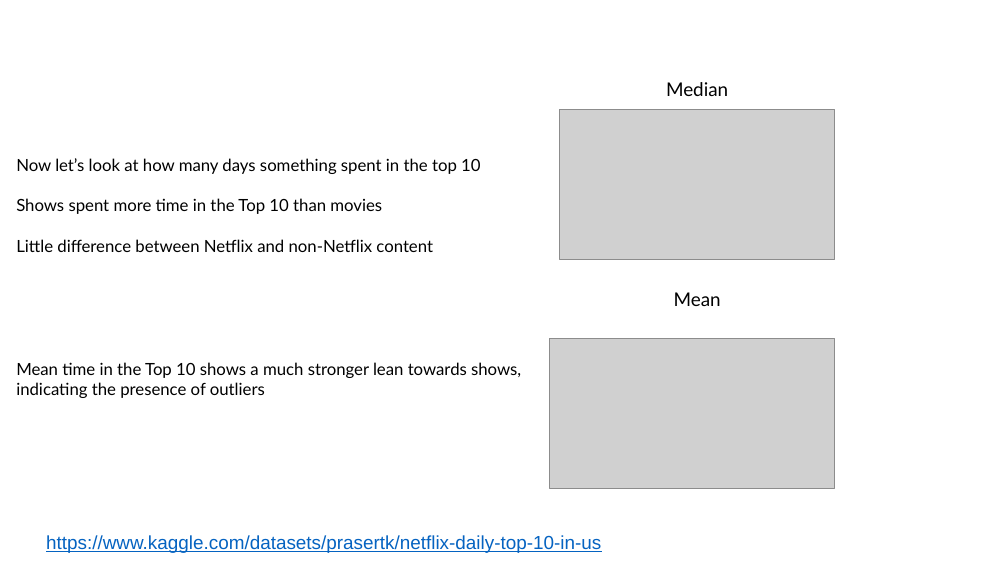
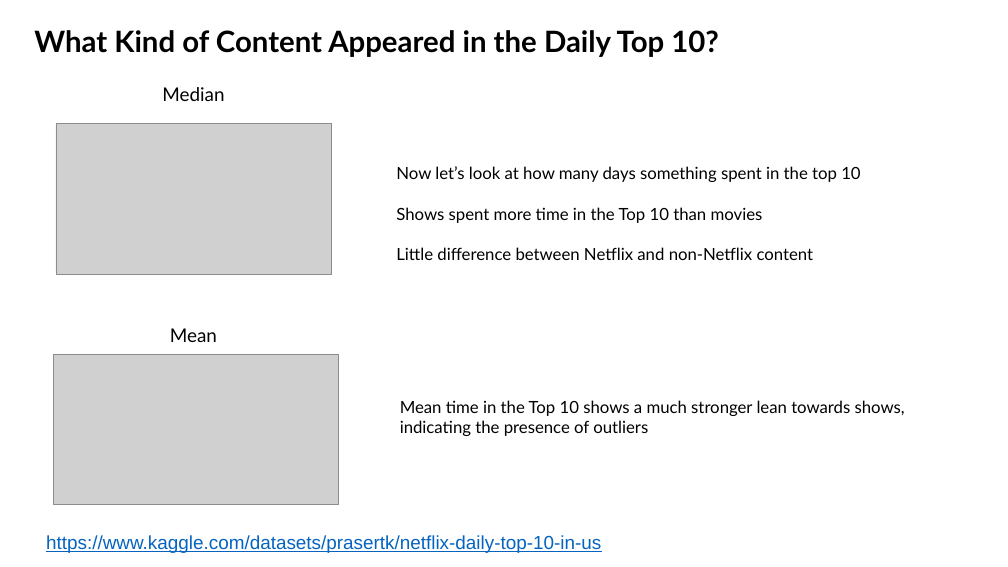
Before and after one commit to Costilrt/The-First-Project, a slide deck: slide 14 of TeamProjectPPT.pptx. Drawn at 1008x567 pixels with LibreOffice and Linux fonts; fonts in the diff are those of the drawing; grey boxes stand for pictures; background and template pictures are left out. Boxes give left, top, right and bottom in pixels: in the first picture for what was removed or moved away, otherwise in the second. Text is boxed around its words. In the diff, an @@ line names an element or a change of style, - is before the commit and + after.

```diff
--- a/TeamProjectPPT.pptx
+++ b/TeamProjectPPT.pptx
@@ text added at (34, 30, 719, 57), 28 pt, text #000000, bold @@
+What Kind of Content Appeared in the Daily Top 10?
@@ text "Median": place and size @@
-text "Median" at (666, 82, 728, 96)
+text "Median" at (162, 87, 224, 101)
@@ picture: place and size @@
-picture at (560, 109, 835, 259)
+picture at (56, 124, 331, 274)
@@ text "Now let’s look at how ...": place and size @@
-text "Now let’s look at how ..." at (16, 158, 480, 252)
+text "Now let’s look at how ..." at (396, 166, 860, 260)
@@ text "Mean": place and size @@
-text "Mean" at (674, 292, 721, 306)
+text "Mean" at (170, 328, 217, 342)
@@ picture: place and size @@
-picture at (550, 338, 835, 488)
+picture at (54, 355, 339, 505)
@@ text "Mean time in the Top ...": place and size @@
-text "Mean time in the Top ..." at (16, 362, 521, 398)
+text "Mean time in the Top ..." at (400, 400, 905, 436)
```
Also in this commit, not shown: 3 other slides changed, 1 slide added, 3 other files.
